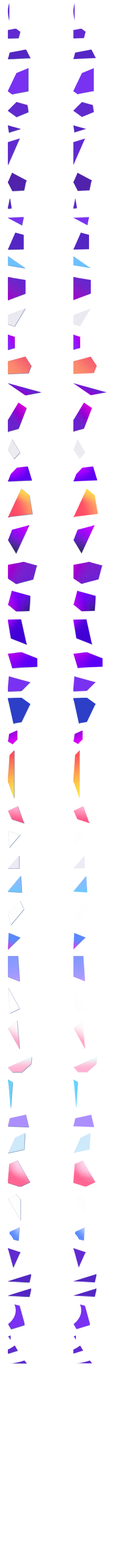
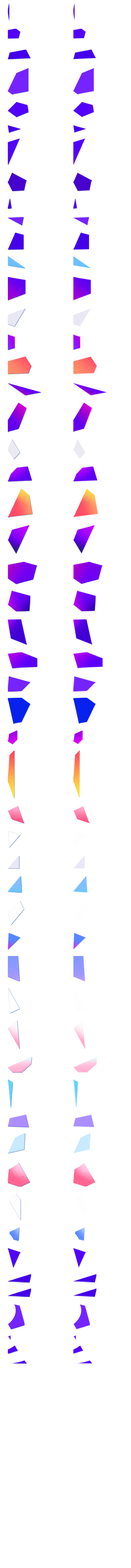
Layers edited between the first and the second 131x1568 image:
hid "44" (1st of 2, in "组 1 拷贝") over 73, 1160, 95, 1187
hid "45" (1st of 2, in "组 1 拷贝") over 73, 1196, 78, 1201
added layer "44-2 拷贝" in group "组 1 拷贝" over 73, 1162, 95, 1187
added layer "45-3" (1st of 2, in "组 1 拷贝") in group "组 1 拷贝" over 74, 1196, 78, 1201
hid "44" (2nd of 2, in "组 1") over 7, 1160, 31, 1187
hid "45" (2nd of 2, in "组 1") over 7, 1194, 21, 1221
added layer "44-2" in group "组 1" over 7, 1162, 31, 1187
added layer "45-3" (2nd of 2, in "组 1") in group "组 1" over 8, 1194, 21, 1221
